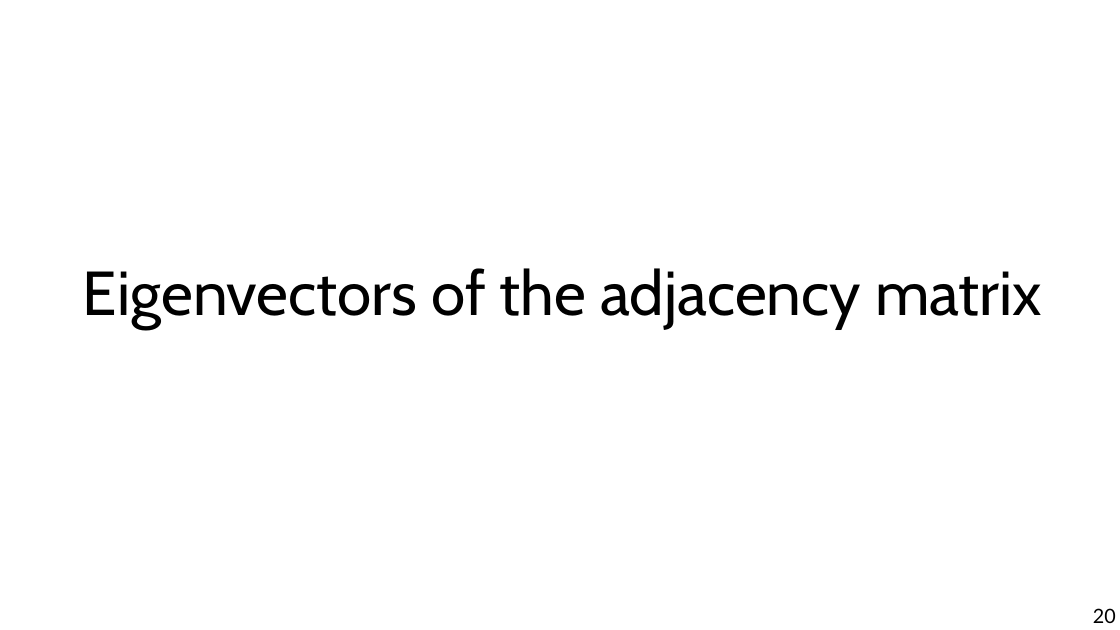
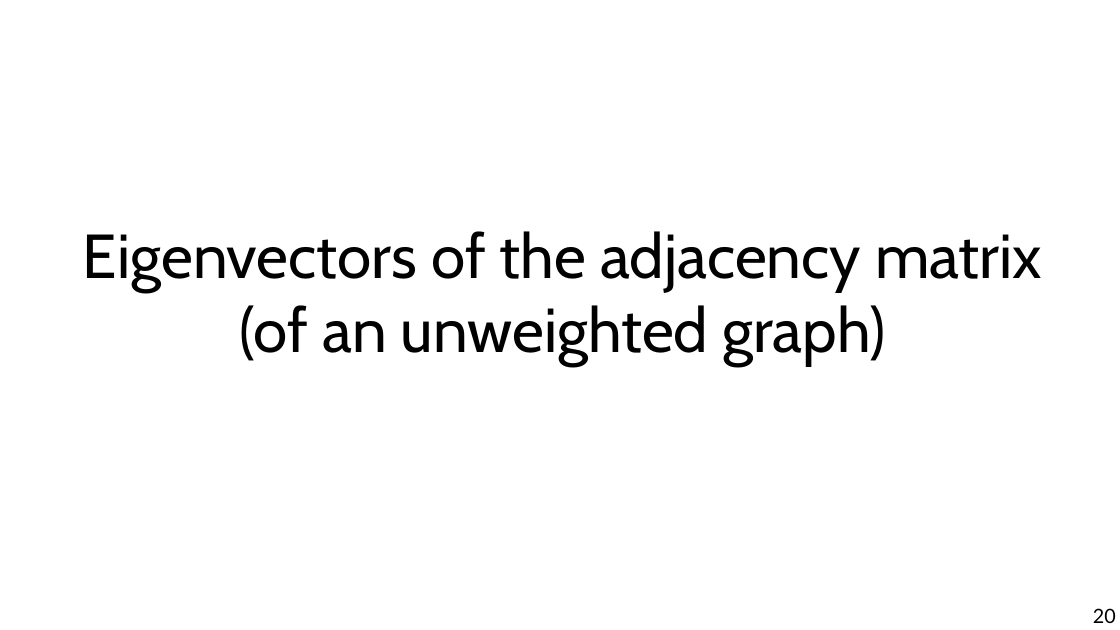
Before and after one commit to chatox/networks-science-course, a slide deck: slide 20 of theory/odp/tt22-spectral_graph_embedding.odp. Drawn at 1120x630 pixels with LibreOffice and Linux fonts; fonts in the diff are those of the drawing. Boxes give left, top, right and bottom in pixels: in the first picture for what was removed or moved away, otherwise in the second. Text is boxed around its words. In the diff, an @@ line names an element or a change of style, - is before the commit and + after.

```diff
--- a/theory/odp/tt22-spectral_graph_embedding.odp
+++ b/theory/odp/tt22-spectral_graph_embedding.odp
@@ title at [83, 231, 1042, 366]: text changed @@
-Eigenvectors of the adjacency matrix
+Eigenvectors of the adjacency matrix
+(of an unweighted graph)
```
Also in this commit, not shown: 23 other slides changed, 1 other file.
